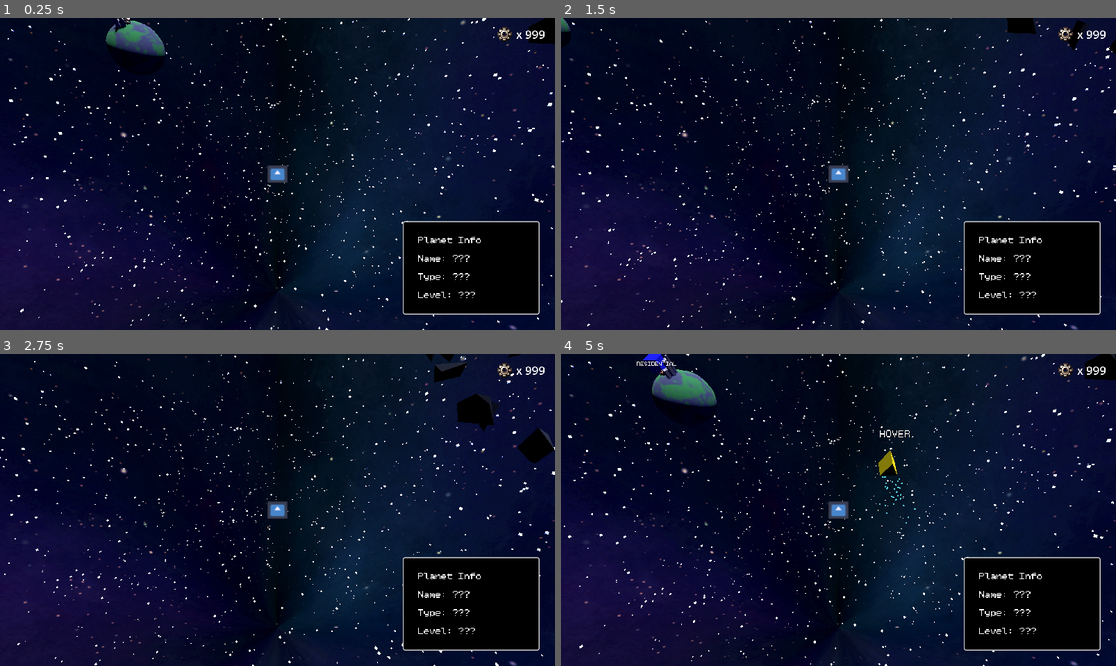
Above: before the commit, frames 1-4 (two rows, left to right).
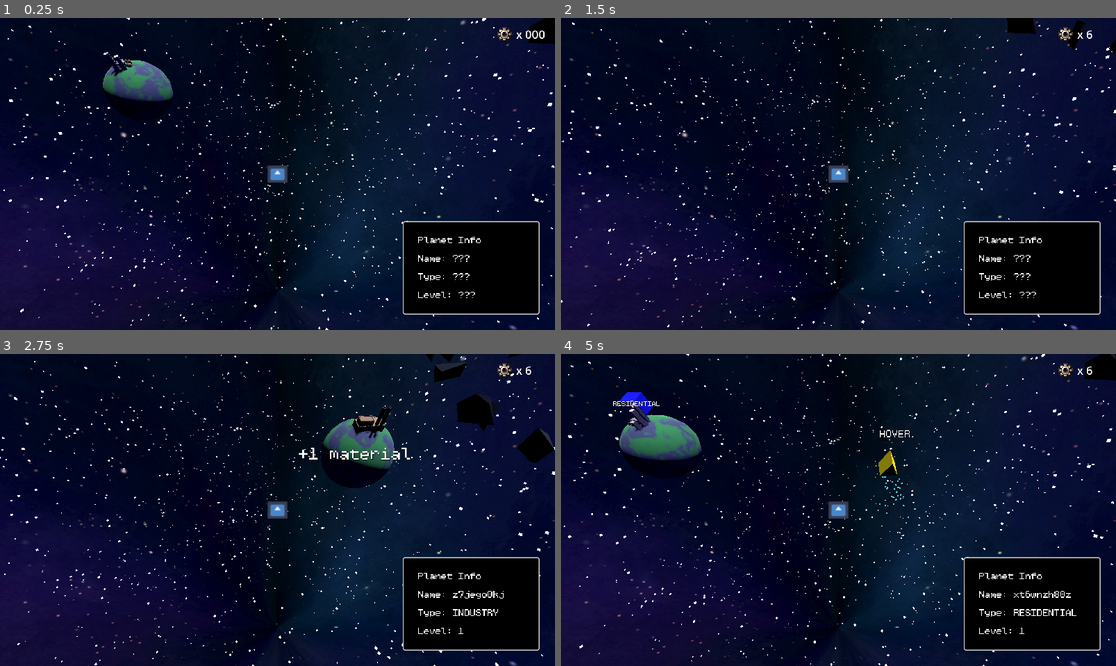
Above: after the commit, the same moments.

Repository: hazimbharis/worldlinkergame
Game: Godot game, scene res://scenes/GameScene.tscn
Two runs of this game, one before a commit and one after it. Both use one fixed random seed, a clock stepped at 60 frames per second and the inputs below. The engine's default icon, where the game draws it, is replaced by a stand-in: a white triangle on a blue panel in a dark square.
Inputs (mouse positions are in pixels of both pictures, inside the frame that each line leads up to):
- Up to frame 1 (0.25 s): no input
- Up to frame 2 (1.5 s): move the mouse to (960, 158) at 0.52 s; hold D (right) 0.53-1.28 s; tap 1 (1) at 0.6 s; click (960, 158) at 0.67 s; tap 2 (2) at 0.8, 1.35 s; move the mouse to (727, 189) at 1.27 s; hold S (down) from 1.28 s (still down)
- Up to frame 3 (2.75 s): tap R (rotate_key) at 1.55, 2.1 s; move the mouse to (333, 441) at 2.02 s; release S (down) at 2.03 s; hold D (right) from 2.03 s (still down); tap 1 (1) at 2.3 s
- Up to frame 4 (5 s): move the mouse to (810, 572) at 2.77 s; release D (right) at 2.78 s; hold W (up) 2.78-3.53 s; tap 1 (1) at 2.85, 4.55 s; click (810, 572) at 2.92 s; tap 2 (2) at 3.05, 3.6 s; move the mouse to (1005, 556) at 3.52 s; hold A (left) from 3.53 s (still down); tap R (rotate_key) at 3.8 s; move the mouse to (672, 463) at 4.27 s; click (672, 463) at 4.35 s

The runs differ from the first frame. In frame 1, 2.1% of the frame differs, in the area x 18-99%, y 0-33%; in frame 2, 0.1%; in frame 3, 2.3%; in frame 4, 3.4%, in the area x 9-99%, y 0-90%.

Commit message:
industry planet does not produce resource into 3d space but into UI now

Diff:
--- a/scenes/RailManager.gd
+++ b/scenes/RailManager.gd
@@ -30,8 +30,10 @@
 
 	if Input.is_action_just_pressed("1"):
 		current = building.RAIL
+		#3d print switched
 	if Input.is_action_just_pressed("2"):
 		current = building.BLOWER
+		#3d print switched
 
 
 func current_point():
--- a/scenes/UI_Overlay.tscn
+++ b/scenes/UI_Overlay.tscn
@@ -86,7 +86,7 @@
 [node name="Label" type="Label" parent="ResourceContainer/HBoxContainer"]
 layout_mode = 2
 theme_override_font_sizes/font_size = 24
-text = "x 999"
+text = "x 000"
 justification_flags = 226
 
 [node name="PopupMenu" type="PopupMenu" parent="."]
--- a/scenes/blower.gd
+++ b/scenes/blower.gd
@@ -13,7 +13,7 @@
 
 	#if !visualization:
 	var overlap = area3d.get_overlapping_areas()
-	print(overlap)
+	#print(overlap)
 	for child in overlap:
 		if child.get_parent().is_in_group("resource"):
 			var res = child.get_parent()
@@ -23,7 +23,7 @@
 	if selecting:
 		if Input.is_action_just_pressed("rotate_key"):
 			rotate(Vector3(0, 1, 0), deg_to_rad(45))
-			print(rotation.y)
+			#print(rotation.y)
 
 func current_point():
 	var cam = get_viewport().get_camera_3d()
--- a/scripts/EventBus.gd
+++ b/scripts/EventBus.gd
@@ -2,3 +2,4 @@
 
 signal focused_at(pos: Vector3)
 signal update_attributes(attributes)
+signal update_resources(resource)
--- a/scripts/movable_resource.gd
+++ b/scripts/movable_resource.gd
@@ -33,12 +33,12 @@
 	#print(area, " entered!")
 	if area.is_in_group("planet"):
 		print("touched planet")
-		if area != from:
+		if area.info.planet_type != type:
 			area.basic_resource += 1
 			call_deferred("queue_free")
 	elif area.is_in_group("input"):
 		if area != from:
-			area.get_parent().get_parent().pass_resource(lifetime)
+			area.get_parent().get_parent().pass_resource(lifetime,type)
 			call_deferred("queue_free")
 		print("touched_start")
 	elif area.is_in_group("output"):
--- a/scripts/planet.gd
+++ b/scripts/planet.gd
@@ -15,13 +15,17 @@
 # should be different resources depending on the planet
 @export var resource:PackedScene
 
+@onready var timer = $Timer
+
 var basic_resource = 0:
 	set(val):
 		basic_resource = val
 		var t = load("res://scenes/3d_label.tscn").instantiate()
 		t.text = "LEVEL UP!"
+		t.position.z += 1
 		add_child(t)
-		info.planet_status = str(basic_resource + 1)
+		level = basic_resource + level
+		info.planet_status = str(level)
 		print("resource increased!")
 
 func _ready() -> void:
@@ -113,16 +117,25 @@
 
 
 func _on_timer_timeout() -> void:
-	var res = resource.instantiate()
-	print("spawn")
+	for i in range(level):
+		if info.planet_type == "INDUSTRY":
+			var t = load("res://scenes/3d_label.tscn").instantiate()
+			t.text = str("+1 material")
+			t.position.z -= i
+			add_child(t)
+			EventBus.emit_signal("update_resources", 1)
+			continue
+			pass
+		var res = resource.instantiate()
+		print("spawn")
 
-	add_child(res)
-	res.scale = Vector3(1, 1, 1)
-	res.global_position = global_position + Vector3(0, 0, 0)
-	res.type = info.planet_type
-	var t = load("res://scenes/3d_label.tscn").instantiate()
-	t.text = str(res.type)
-	t.disappear = false
-	res.add_child(t)
-	get_tree().create_tween().tween_property(res, "global_position", res.global_position + Vector3(5,0, 0).rotated(Vector3(0, 1, 0), randf() * 2 * PI), 2)
-	res.from = self
+		add_child(res)
+		res.scale = Vector3(1, 1, 1)
+		res.global_position = global_position + Vector3(randf_range(-2,2), 0, randf_range(-2,2))
+		res.type = info.planet_type
+		var t = load("res://scenes/3d_label.tscn").instantiate()
+		t.text = str(res.type)
+		t.disappear = false
+		res.add_child(t)
+		get_tree().create_tween().tween_property(res, "global_position", res.global_position + Vector3(5,0, 0).rotated(Vector3(0, 1, 0), randf() * 2 * PI), 2)
+		res.from = self
--- a/scripts/ui.gd
+++ b/scripts/ui.gd
@@ -10,6 +10,7 @@
 
 @onready var _popup_menu = $PopupMenu
 @onready var info = $InfoboxContainer/MarginContainer/HBoxContainer/Label
+@onready var resource = $ResourceContainer/HBoxContainer/Label
 
 func _create_text(mouse_position):
 	#var t = load("res://text_popup.tscn").instantiate()
@@ -19,6 +20,7 @@
 
 func _ready():
 	EventBus.connect("update_attributes", _update_info)
+	EventBus.connect("update_resources", _update_resource)
 	_popup_menu.add_item("Add Rail Node", PopupIds.ADD_NODE)
 
 func _input(event):
@@ -29,6 +31,10 @@
 func _update_info(attributes):
 	var placeholder = [attributes.planet_name, attributes.planet_type, attributes.planet_status]
 	info.text = "Planet Info\n\nName: %s\n\nType: %s\n\nLevel: %s" % placeholder
+	pass
+
+func _update_resource(resources):
+	resource.text = "x " + str(int(resource.text.substr(2,-1)) + resources)
 	pass
 
 func _on_popup_menu_id_pressed(id):
--- a/tmp/planet_connection.gd
+++ b/tmp/planet_connection.gd
@@ -16,6 +16,7 @@
 # Called when the node enters the scene tree for the first time.
 func _ready() -> void:
 	#csgpoly.get_collision_layer_value()
+	print_debug(get_tree())
 	pass
 
 
@@ -49,7 +50,7 @@
 			start.visible = true
 			end.visible = true
 			created = true
-			print("COST!!:(if not enough dont build) ", dist*10)
+			print("COST!!:(if not enough dont build) ", dist*2)
 	else:
 		if points.size() < 5:
 			queue_free()
@@ -64,10 +65,15 @@
 	var ray_to = ray_from +  cam.project_ray_normal(mouse_pos) * 10000
 	return Plane.PLANE_XZ.intersects_ray(ray_from, ray_to)
 
-func pass_resource(lifetime):
+func pass_resource(lifetime,type):
 	print("passeD?")
 	var res = resource.instantiate()
+	res.type = type
 	res.lifetime = lifetime
+	var t = load("res://scenes/3d_label.tscn").instantiate()
+	t.text = str(res.type)
+	t.disappear = false
+	res.add_child(t)
 	res.from = $Start/IN
 	$Path3D.call_deferred("add_child", res)
 
--- a/tmp/system_a.tscn
+++ b/tmp/system_a.tscn
@@ -180,8 +180,8 @@
 curve = SubResource("Curve3D_4ofne")
 
 [node name="PathFollow3D" type="PathFollow3D" parent="Planets/Path3D"]
-transform = Transform3D(0.999979, 0, 0, 0, 0.99997, 0, 0, 0, 0.999942, -11.7615, 2.29478e-06, 17.6422)
-progress = 28.8655
+transform = Transform3D(0.999979, 0, 0, 0, 0.99997, 0, 0, 0, 0.999942, -5.89127, 2.29478e-06, 14.1334)
+progress = 35.7629
 rotation_mode = 0
 tilt_enabled = false
 script = ExtResource("1_pb5d0")
@@ -196,8 +196,8 @@
 curve = SubResource("Curve3D_4ofne")
 
 [node name="PathFollow3D" type="PathFollow3D" parent="Planets/Path3D2"]
-transform = Transform3D(0.999979, 0, 0, 0, 0.99997, 0, 0, 0, 0.999942, 9.73909, 2.29478e-06, 17.2491)
-progress = 52.1417
+transform = Transform3D(0.999979, 0, 0, 0, 0.99997, 0, 0, 0, 0.999942, 11.9661, 2.29478e-06, 23.7779)
+progress = 59.039
 rotation_mode = 0
 tilt_enabled = false
 script = ExtResource("1_pb5d0")
@@ -213,8 +213,8 @@
 curve = SubResource("Curve3D_qigem")
 
 [node name="PathFollow3D" type="PathFollow3D" parent="Planets/Path3D3"]
-transform = Transform3D(0.999979, 0, 0, 0, 0.99997, 0, 0, 0, 0.999942, 54.5961, -2.43187e-05, -10.2771)
-progress = 120.223
+transform = Transform3D(0.999979, 0, 0, 0, 0.99997, 0, 0, 0, 0.999942, 63.0459, -2.43187e-05, 11.5967)
+progress = 146.271
 rotation_mode = 0
 tilt_enabled = false
 script = ExtResource("1_pb5d0")
@@ -230,8 +230,8 @@
 curve = SubResource("Curve3D_v7hdl")
 
 [node name="PathFollow3D" type="PathFollow3D" parent="Planets/Path3D4"]
-transform = Transform3D(0.999979, 0, 0, 0, 0.99997, 0, 0, 0, 0.999942, -24.902, -2.43187e-05, 20.0831)
-progress = 70.7787
+transform = Transform3D(0.999979, 0, 0, 0, 0.99997, 0, 0, 0, 0.999942, -1.31901, -2.43187e-05, 8.5294)
+progress = 97.9268
 rotation_mode = 0
 tilt_enabled = false
 script = ExtResource("1_pb5d0")
@@ -247,8 +247,8 @@
 curve = SubResource("Curve3D_0ujxb")
 
 [node name="PathFollow3D" type="PathFollow3D" parent="Planets/Path3D5"]
-transform = Transform3D(0.999979, 0, 0, 0, 0.99997, 0, 0, 0, 0.999942, 3.71245, -2.43187e-05, 64.4416)
-progress = 71.502
+transform = Transform3D(0.999979, 0, 0, 0, 0.99997, 0, 0, 0, 0.999942, -14.6703, -2.43187e-05, 84.7492)
+progress = 35.5036
 rotation_mode = 0
 tilt_enabled = false
 script = ExtResource("1_pb5d0")
@@ -318,8 +318,8 @@
 curve = SubResource("Curve3D_6k3yn")
 
 [node name="PathFollow3D" type="PathFollow3D" parent="Planets/Path3D6"]
-transform = Transform3D(-0.492664, 0, 0.870214, 0, 1, 0, -0.870214, 0, -0.492664, -396.308, 0, 20.4873)
-progress = 277.426
+transform = Transform3D(-0.492664, 0, 0.870214, 0, 1, 0, -0.870214, 0, -0.492664, -430.197, 0, 39.673)
+progress = 316.369
 script = ExtResource("1_pb5d0")
 speed = 0.01
 
